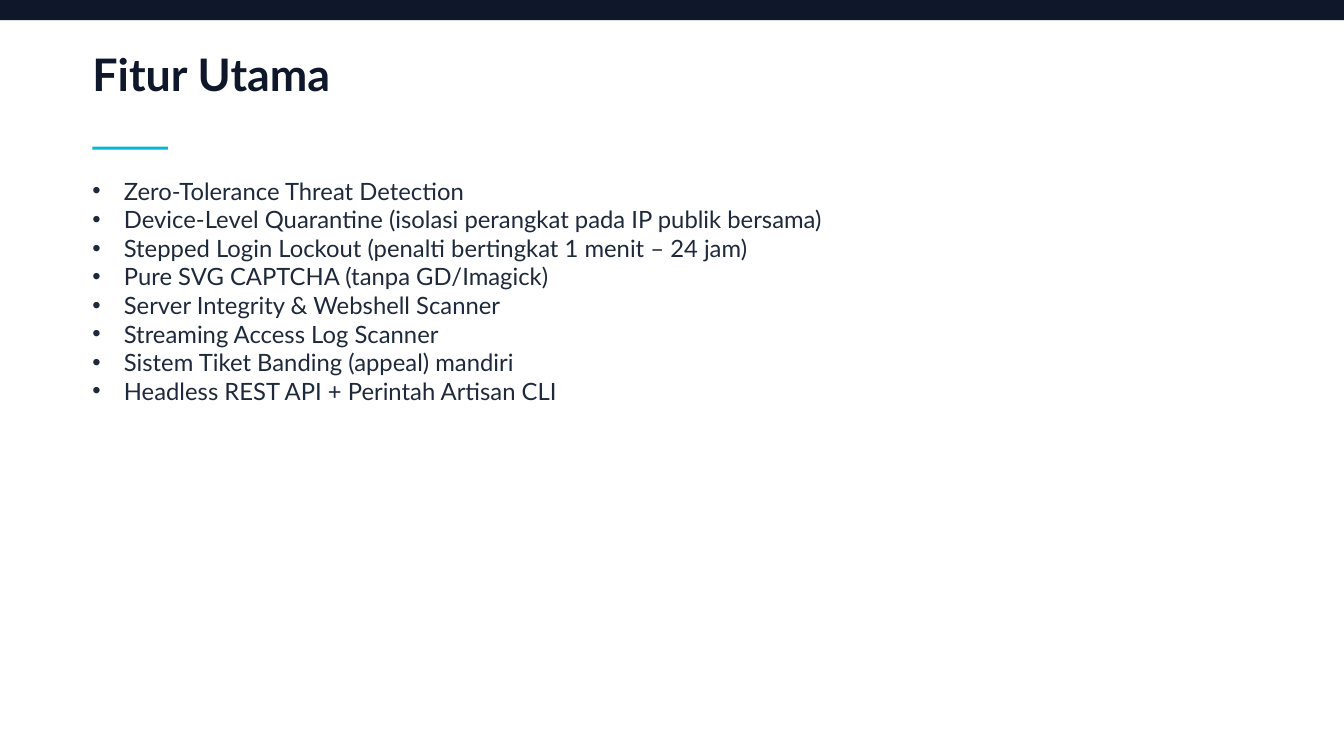
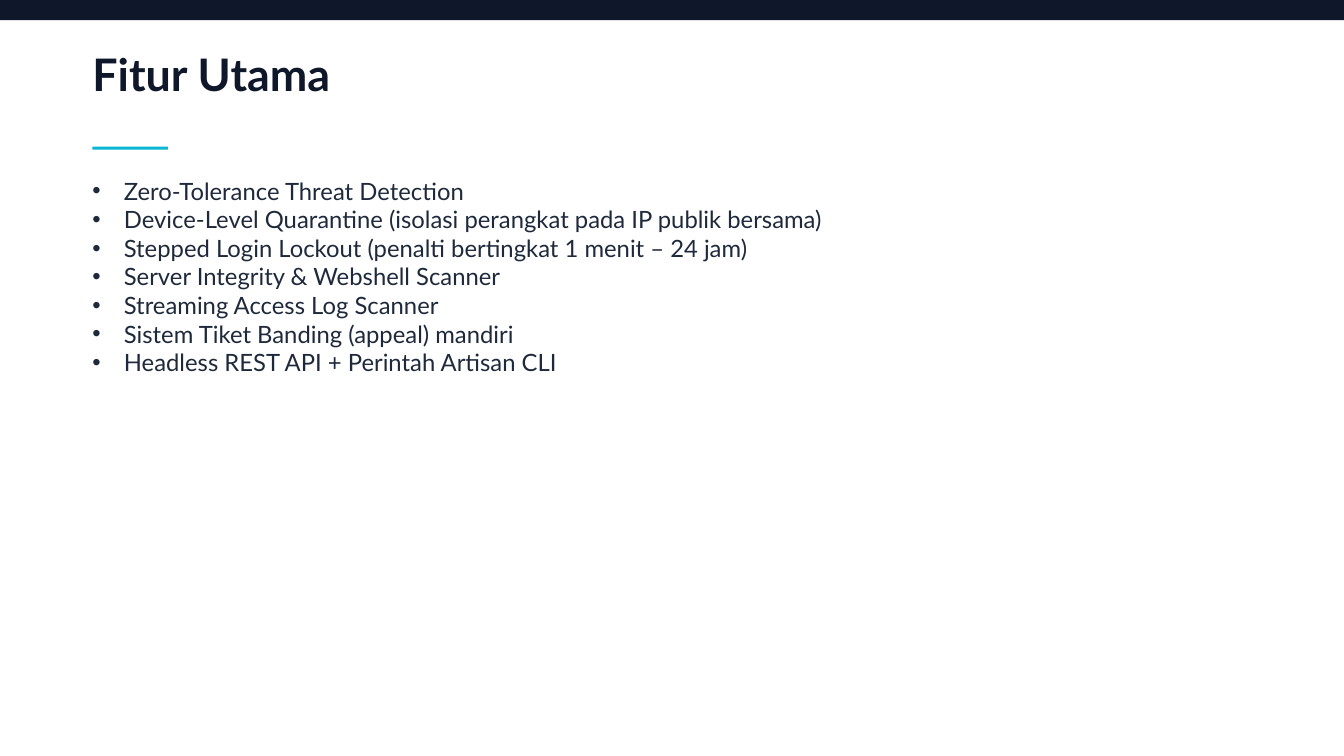
Before and after one commit to robyajo/laravel-security-monitor, a slide deck: slide 4 of paparan/Laravel-Security-Monitor-Bulwark.pptx. Drawn at 1344x756 pixels with LibreOffice and Linux fonts; fonts in the diff are those of the drawing. Boxes give left, top, right and bottom in pixels: in the first picture for what was removed or moved away, otherwise in the second. Text is boxed around its words. In the diff, an @@ line names an element or a change of style, - is before the commit and + after.

Commit message:
chore: remove the CAPTCHA subsystem

```diff
--- a/paparan/Laravel-Security-Monitor-Bulwark.pptx
+++ b/paparan/Laravel-Security-Monitor-Bulwark.pptx
@@ text at bbox=[124, 266, 548, 290]: paragraph removed @@
-• Pure SVG CAPTCHA (tanpa GD/Imagick)
```
Also in this commit, not shown: 1 other slide changed, 1 slide removed, 31 other files.
